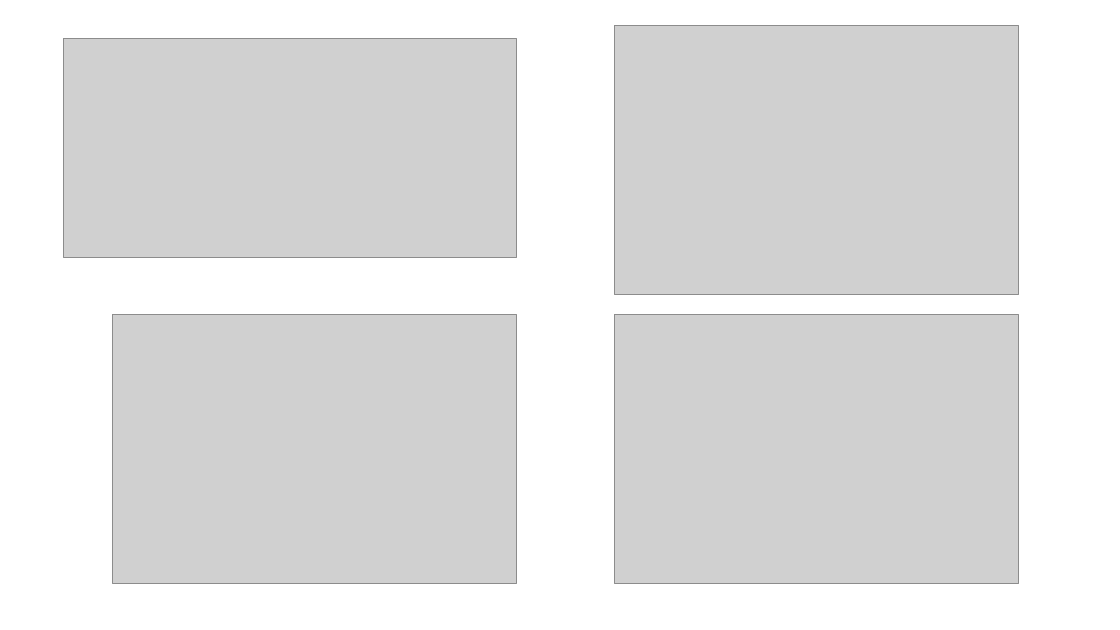
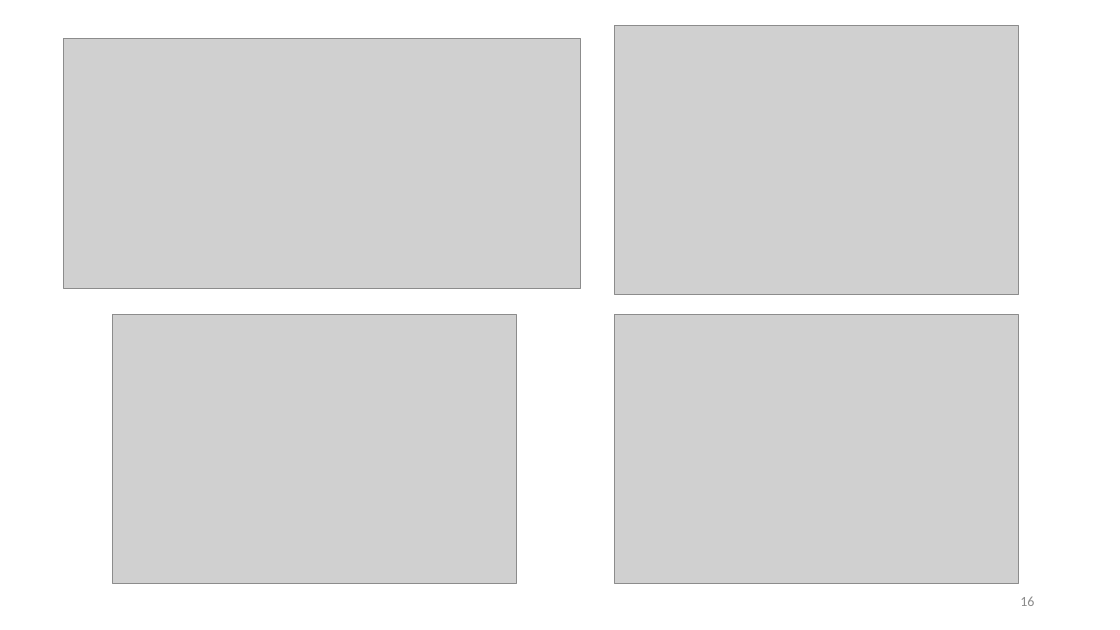
Before and after one commit to nkinnaird/CountyCovidIndexing, a slide deck: slide 16 of Presentation/CovidProjectPresentation.pptx. Drawn at 1120x630 pixels with LibreOffice and Linux fonts; fonts in the diff are those of the drawing; grey boxes stand for pictures. Boxes give left, top, right and bottom in pixels: in the first picture for what was removed or moved away, otherwise in the second. Text is boxed around its words. In the diff, an @@ line names an element or a change of style, - is before the commit and + after.

```diff
--- a/Presentation/CovidProjectPresentation.pptx
+++ b/Presentation/CovidProjectPresentation.pptx
@@ picture: place and size @@
-picture at <box>63,39,516,257</box>
+picture at <box>63,39,581,288</box>
@@ page number added at <box>1020,597,1034,606</box>, 12 pt, text #8C8C8C @@
+16
```
Also in this commit, not shown: 15 other slides changed, 4 slides added, 3 slides removed, 6 other files.
